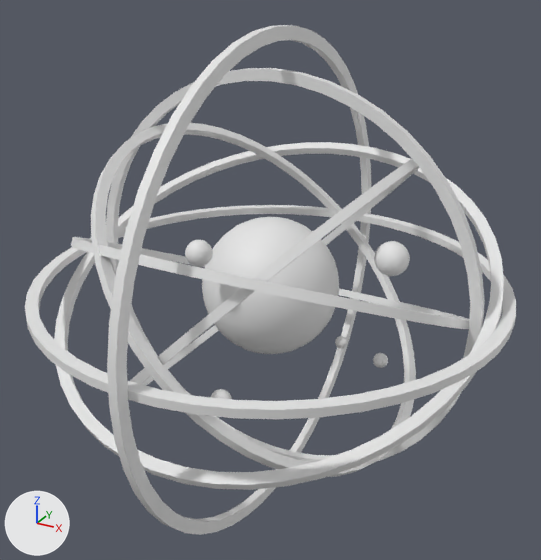
The FBX model Assets/Assets/Game Assets/decorations/models/Orrery.fbx as it was, and as the next commit left it.
One viewpoint serves both versions: a camera (50 mm lens) standing at (8.13, -14.79, 7.54) and looking at (-0.03, 0.05, 0.12). Arrows for +X, +Y and +Z are at lower left; the lights stay in place. Where no turn or scale is listed for an object, it has been applied to the vertices.
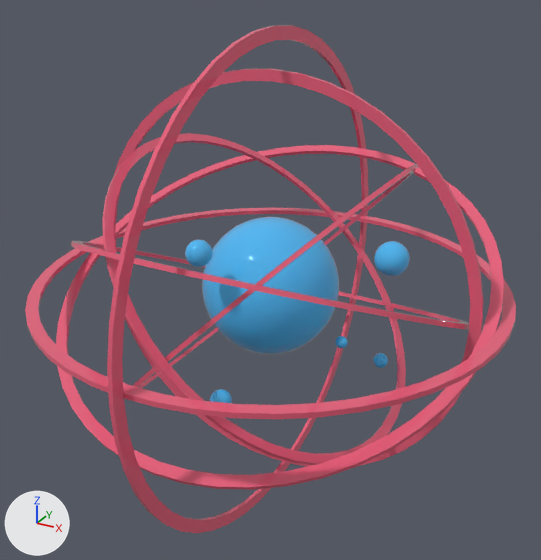
Location of each change, (x1, y1, x2, y2) in pixels of the pictures (541 x 560 px):
'Cylinder005', recoloured, rescaled (white to red): before (107, 25, 371, 535); after (107, 25, 368, 533)
'Cylinder007', recoloured, rescaled (6% narrower, 6% shorter): before (91, 123, 416, 477); after (102, 133, 406, 465)
'Cylinder008', recoloured, rescaled (grey to red): before (54, 142, 504, 490); after (56, 145, 504, 490)
'Cylinder001', recoloured, rescaled (grey to red): before (25, 205, 516, 419); after (25, 208, 516, 419)
'Sphere001', recoloured (white to blue): (202, 217, 339, 354) in both
'Cylinder004', recoloured, rescaled (grey to red): before (106, 68, 485, 462); after (113, 69, 483, 466)
'Cylinder009', recoloured, rescaled (white to red): before (71, 237, 469, 329); after (71, 241, 469, 329)
'Cylinder006', recoloured, rescaled: before (130, 159, 419, 385); after (132, 164, 418, 388)
'Sphere007', recoloured (white to blue): (374, 241, 410, 276) in both
'Sphere004', recoloured (white to blue): (185, 240, 213, 267) in both

The change, as a diff of the scene's bpy script:
```diff
--- a/Assets/Assets/Game Assets/decorations/models/Orrery.fbx.py
+++ b/Assets/Assets/Game Assets/decorations/models/Orrery.fbx.py
@@ me_mesh_013 @@
 me_mesh_013.from_pydata(...)  # 240 vertices, 240 faces; spans x -216.0..216.0, y -216.0..216.0, z 0.0..8.0
+me_mesh_013.materials.append(mat_01___default)  # red #e7607b
@@ me_mesh_010 @@
 me_mesh_010.from_pydata(...)  # 240 vertices, 240 faces; spans x -216.0..216.0, y -216.0..216.0, z 0.0..8.0
+me_mesh_010.materials.append(mat_01___default)  # red #e7607b
@@ me_mesh_006 @@
 me_mesh_006.from_pydata(...)  # 482 vertices, 512 faces; spans x -0.35..0.35, y -0.35..0.35, z -0.35..0.35
+me_mesh_006.materials.append(mat_02___default)  # blue #4cb8f4
@@ me_mesh_008 @@
 me_mesh_008.from_pydata(...)  # 240 vertices, 240 faces; spans x -216.0..216.0, y -216.0..216.0, z 0.0..8.0
+me_mesh_008.materials.append(mat_01___default)  # red #e7607b
@@ me_mesh_003 @@
 me_mesh_003.from_pydata(...)  # 482 vertices, 512 faces; spans x -0.3..0.3, y -0.3..0.3, z -0.3..0.3
+me_mesh_003.materials.append(mat_02___default)  # blue #4cb8f4
@@ me_mesh @@
 me_mesh.from_pydata(...)  # 482 vertices, 512 faces; spans x -1.69..1.69, y -1.69..1.69, z -1.69..1.69
+me_mesh.materials.append(mat_02___default)  # blue #4cb8f4
@@ me_mesh_009 @@
 me_mesh_009.from_pydata(...)  # 240 vertices, 240 faces; spans x -216.0..216.0, y -216.0..216.0, z 0.0..8.0
+me_mesh_009.materials.append(mat_01___default)  # red #e7607b
@@ me_mesh_011 @@
 me_mesh_011.from_pydata(...)  # 240 vertices, 240 faces; spans x -216.0..216.0, y -216.0..216.0, z 0.0..8.0
+me_mesh_011.materials.append(mat_01___default)  # red #e7607b
@@ me_mesh_012 @@
 me_mesh_012.from_pydata(...)  # 240 vertices, 240 faces; spans x -216.0..216.0, y -216.0..216.0, z 0.0..8.0
+me_mesh_012.materials.append(mat_01___default)  # red #e7607b
@@ me_mesh_007 @@
 me_mesh_007.from_pydata(...)  # 240 vertices, 240 faces; spans x -216.0..216.0, y -216.0..216.0, z 0.0..8.0
+me_mesh_007.materials.append(mat_01___default)  # red #e7607b
@@ ob_cylinder009 @@
 ob_cylinder009.rotation_euler = (-0.436, 0.0, 0.0)  # degrees (-25, 0, 0)
-ob_cylinder009.scale = (0.0225, 0.0225, 0.0254)
+ob_cylinder009.scale = (0.0225, 0.0225, 0.0142)
@@ ob_cylinder006 @@
 ob_cylinder006.rotation_euler = (0.0, -0.785, 0.0)  # degrees (0, -45, 0)
-ob_cylinder006.scale = (0.022, 0.0208, 0.0254)
+ob_cylinder006.scale = (0.0211, 0.02, 0.0129)
@@ ob_cylinder004 @@
 ob_cylinder004.rotation_euler = (-1.571, 0.0, 0.0)  # degrees (-90, 0, 0)
-ob_cylinder004.scale = (0.024, 0.024, 0.0254)
+ob_cylinder004.scale = (0.024, 0.024, 0.0131)
@@ ob_cylinder005 @@
 ob_cylinder005.rotation_euler = (-1.571, 0.0, -1.571)  # degrees (-90, 0, -90)
-ob_cylinder005.scale = (0.0282, 0.0282, 0.0254)
+ob_cylinder005.scale = (0.0282, 0.0282, 0.0124)
@@ ob_cylinder007 @@
 ob_cylinder007.rotation_euler = (0.0, 0.785, 0.0)  # degrees (0, 45, 0)
-ob_cylinder007.scale = (0.0225, 0.0225, 0.0254)
+ob_cylinder007.scale = (0.0213, 0.0213, 0.0111)
@@ ob_cylinder008 @@
 ob_cylinder008.rotation_euler = (0.436, 0.0, 0.0)  # degrees (25, 0, 0)
-ob_cylinder008.scale = (0.0254, 0.0254, 0.0254)
+ob_cylinder008.scale = (0.0254, 0.0254, 0.0123)
@@ ob_cylinder001 @@
 ob_cylinder001.location = (0.0, 0.0, 0.0)
-ob_cylinder001.scale = (0.0268, 0.0268, 0.0254)
+ob_cylinder001.scale = (0.0268, 0.0268, 0.0147)
```
